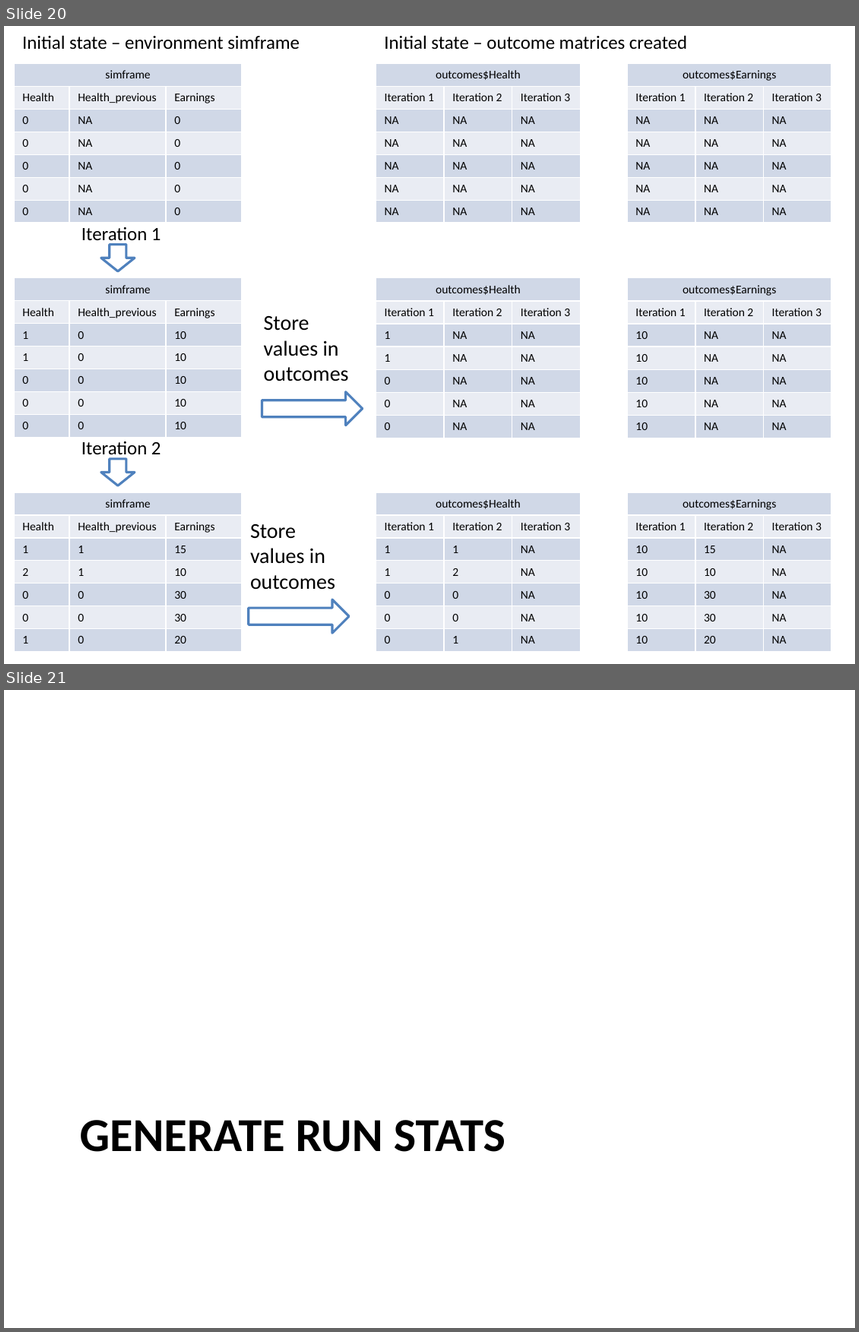
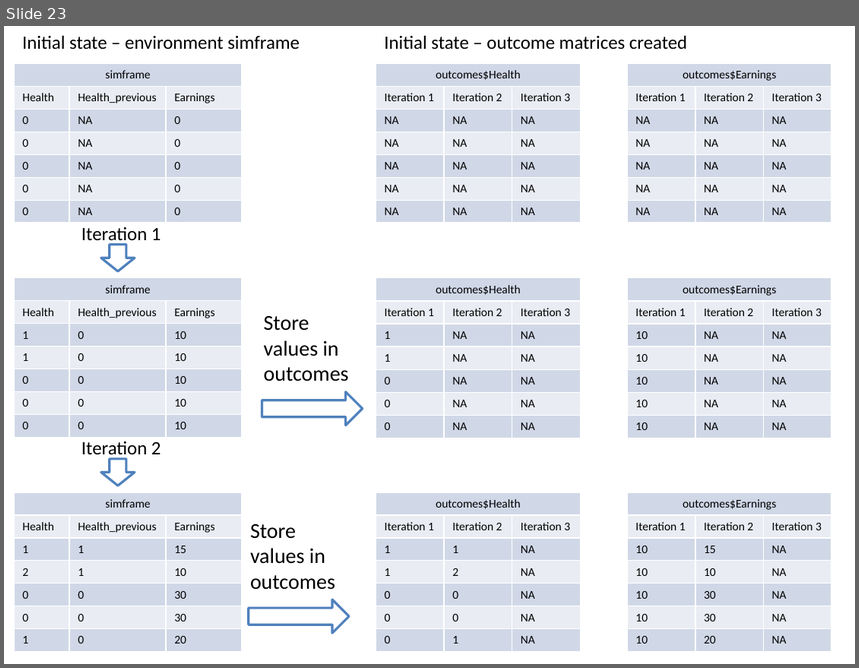
Before and after one commit to compassresearchcentre/simario, a slide deck: docs/Simar overview.pptx. Shown one above the other, each under a label of ours: slides 20 and 21 before the commit, slide 23 after it. The pictures are 859x1332 and 859x668 pixels, drawn with LibreOffice and Linux fonts; fonts in the diff are those of the drawing. Boxes give left, top, right and bottom in pixels: in the first picture for what was removed or moved away, otherwise in the second. Text is boxed around its words. In the diff, an @@ line names an element or a change of style, - is before the commit and + after.

```diff
--- a/docs/Simar overview.pptx
+++ b/docs/Simar overview.pptx
@@ slide 21 removed at [4,690,855,1328], background #FFFFFF @@
@@ title removed at [80,1120,506,1152] @@
-GENERATE RUN STATS
@@ what was slide 20 is now slide 23 @@
```
Also in this commit, not shown: 7 slides changed, 5 slides added, 2 other files.
